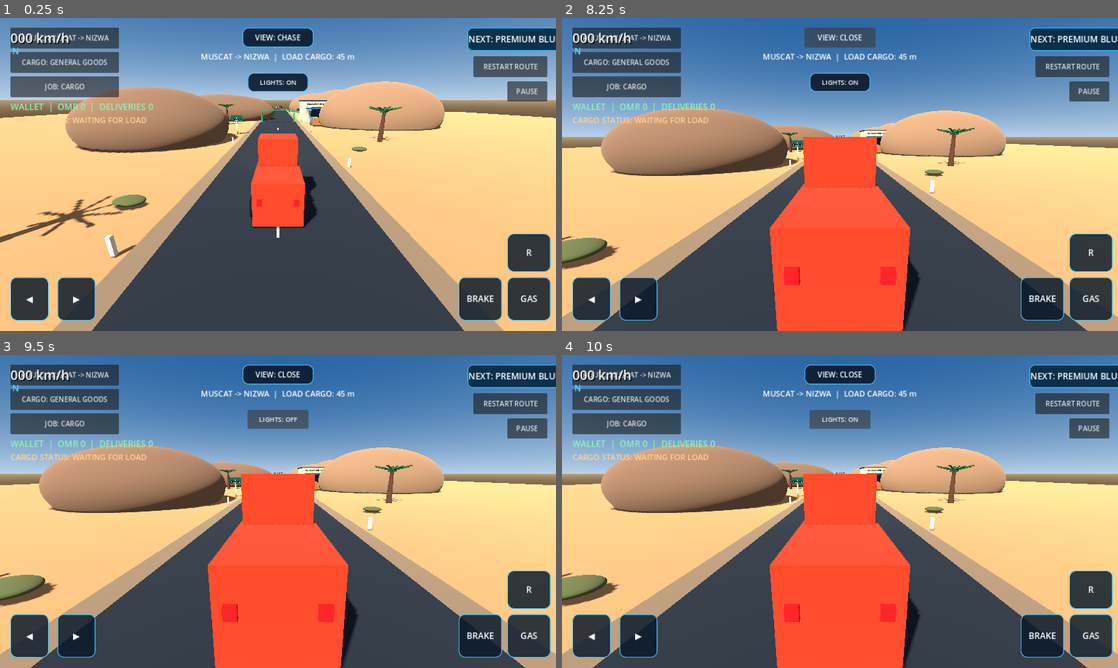
Above: before the commit, frames 1-4 (two rows, left to right).
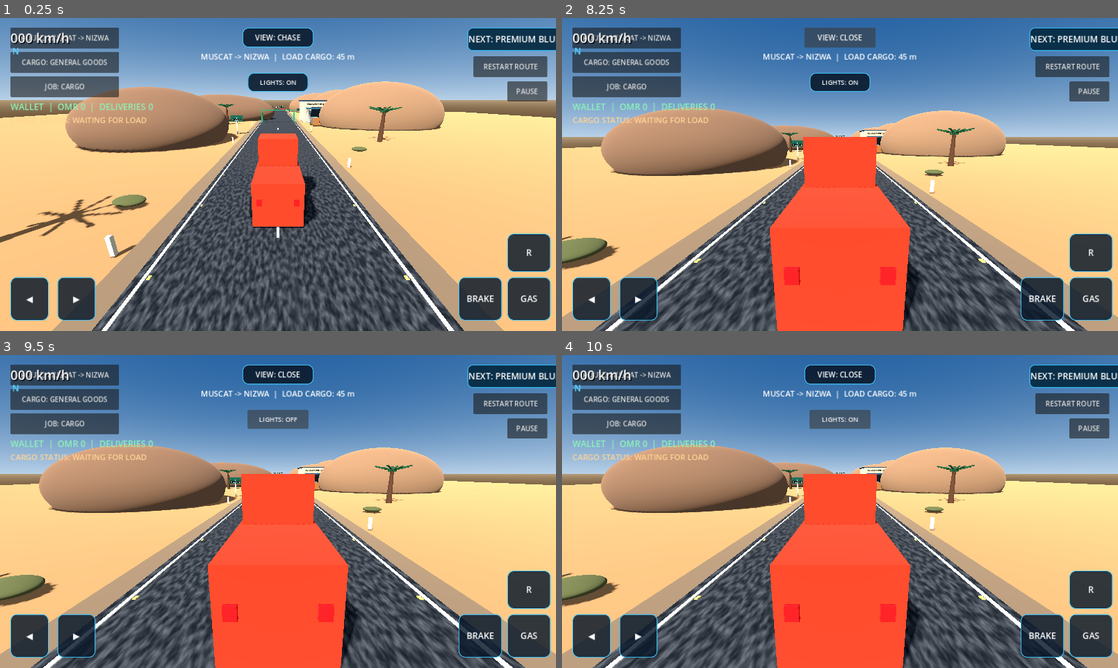
Above: after the commit, the same moments.

Repository: czz495m8zv-code/zayron-simulator
Game: Godot game, scene res://scenes/main/main.tscn
The game is run twice, just before and just after one commit, with the same random seed, the same clock (stepped at 60 frames per second) and the same inputs.
Inputs:
- Up to frame 1 (0.25 s): no input
- Up to frame 2 (8.25 s): click "RESTART ROUTE" at 0.5 s; click "RESTART ROUTE" at 1.25 s; click "RESTART ROUTE" at 2 s; click "NEXT: PREMIUM BLUE SEMI" at 2.75 s; click "NEXT: PREMIUM BLUE SEMI" at 3.5 s; click "◀" at 4.25 s; click "▶" at 5 s; click "BRAKE" at 5.75 s; click "GAS" at 6.5 s; click "R" at 7.25 s; click "VIEW: CHASE" at 8 s
- Up to frame 3 (9.5 s): click "LIGHTS: ON" at 8.75 s
- Up to frame 4 (10 s): click "LIGHTS: OFF" at 9.5 s

The runs differ from the first frame. In frame 1, 6.8% of the frame differs, in the area x 16-84%, y 29-100%; in frame 2, 4.9%; in frame 3, 4.9%; in frame 4, 4.9%.

Commit message:
Add textured asphalt and reflective Oman road markings

Diff:
--- a/scripts/main.gd
+++ b/scripts/main.gd
@@ -220,6 +220,38 @@
 func _build_oman_test_road() -> void:
 	var road := _make_box("AsphaltRoad", Vector3(9.0, 0.12, 150.0), Vector3(0.0, 0.03, -48.0), Color(0.12, 0.13, 0.14))
 	add_child(road)
+
+	# Fine procedural aggregate gives the road surface visual texture without external assets.
+	var asphalt_noise := FastNoiseLite.new()
+	asphalt_noise.noise_type = FastNoiseLite.TYPE_SIMPLEX
+	asphalt_noise.frequency = 0.075
+	asphalt_noise.fractal_octaves = 3
+	var asphalt_texture := NoiseTexture2D.new()
+	asphalt_texture.width = 512
+	asphalt_texture.height = 512
+	asphalt_texture.seamless = true
+	asphalt_texture.noise = asphalt_noise
+	var asphalt_surface := MeshInstance3D.new()
+	asphalt_surface.name = "TexturedAsphaltSurface"
+	var asphalt_plane := PlaneMesh.new()
+	asphalt_plane.size = Vector2(9.0, 150.0)
+	asphalt_surface.mesh = asphalt_plane
+	asphalt_surface.position = Vector3(0.0, 0.094, -48.0)
+	var asphalt_material := StandardMaterial3D.new()
+	asphalt_material.albedo_color = Color(0.31, 0.32, 0.33)
+	asphalt_material.albedo_texture = asphalt_texture
+	asphalt_material.roughness = 0.96
+	asphalt_material.uv1_scale = Vector3(1.0, 7.0, 1.0)
+	asphalt_surface.material_override = asphalt_material
+	add_child(asphalt_surface)
+
+	# Continuous edge lines and reflective road studs improve road scale and night readability.
+	for side in [-1.0, 1.0]:
+		var edge_line := _make_box("RoadEdgeLine_%s" % side, Vector3(0.12, 0.025, 150.0), Vector3(side * 4.18, 0.108, -48.0), Color(0.88, 0.87, 0.79))
+		add_child(edge_line)
+		for stud_index in range(30):
+			var stud := _make_box("ReflectiveRoadStud_%s_%02d" % [side, stud_index], Vector3(0.10, 0.035, 0.16), Vector3(side * 4.02, 0.115, 23.0 - float(stud_index) * 4.9), Color(0.92, 0.78, 0.36))
+			add_child(stud)
 	var shoulder_left := _make_box("LeftRoadShoulder", Vector3(1.0, 0.10, 150.0), Vector3(-5.0, 0.0, -48.0), Color(0.48, 0.39, 0.29))
 	add_child(shoulder_left)
 	var shoulder_right := _make_box("RightRoadShoulder", Vector3(1.0, 0.10, 150.0), Vector3(5.0, 0.0, -48.0), Color(0.48, 0.39, 0.29))
